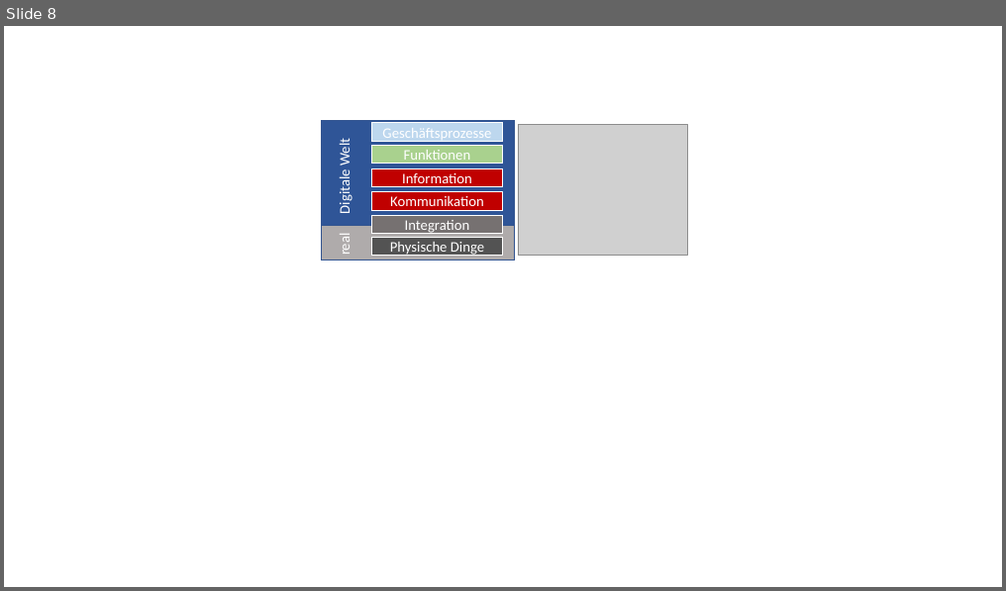
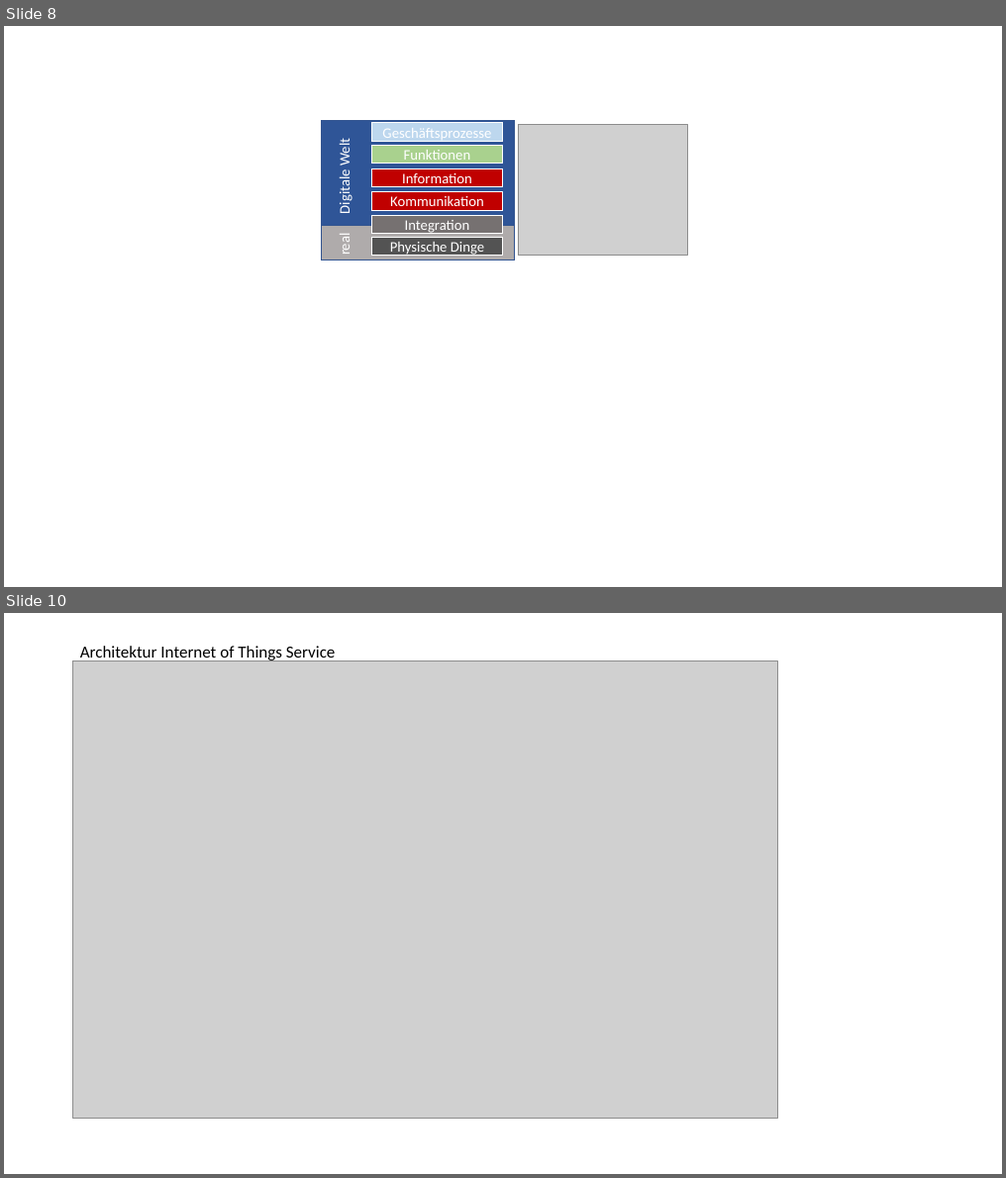
Before and after one commit to kueben96/bachelor-thesis, a slide deck: presentations/models.pptx. Shown one above the other, each under a label of ours: slide 8 before the commit, slides 8 and 10 after it; the slides between them are not shown. The pictures are 1006x591 and 1006x1178 pixels, drawn with LibreOffice and Linux fonts; fonts in the diff are those of the drawing; grey boxes stand for pictures. Boxes give left, top, right and bottom in pixels: in the first picture for what was removed or moved away, otherwise in the second. Text is boxed around its words. In the diff, an @@ line names an element or a change of style, - is before the commit and + after.

```diff
--- a/presentations/models.pptx
+++ b/presentations/models.pptx
@@ slide 10 added at (4,613,1002,1174), background #FFFFFF @@
@@ picture added at (73,662,778,1119) @@
@@ title added at (80,646,336,663), 16.2 pt, text #000000 @@
+Architektur Internet of Things Service
```
Also in this commit, not shown: 4 other slides added, 1 other file.
